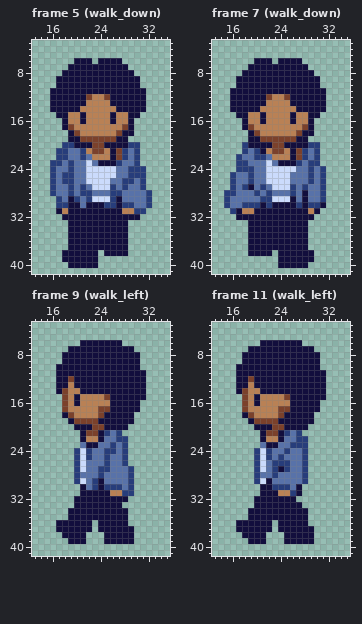
A pixel-art file gets an edit: assets/sprites/player/player.aseprite. The picture above was drawn from the file before the commit.
48x48 pixels, 26 frames. Shown: frame 5 (walk_down): x 13..35, y 3..41; frame 7 (walk_down): x 13..35, y 3..41; frame 9 (walk_left): x 13..35, y 3..41; frame 11 (walk_left): x 13..35, y 3..41. The commit also changed other frames, which this record leaves out.
The same view after the edit:
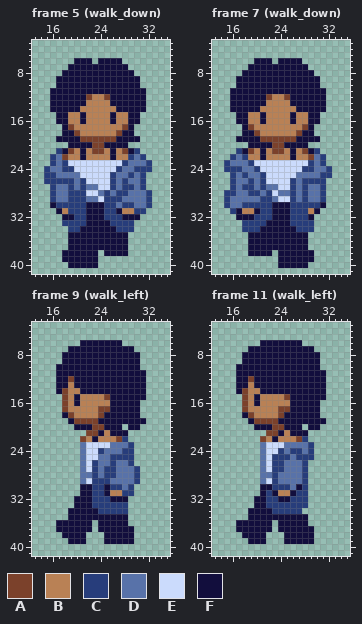
Palette (. is transparent): A #7b412b  B #b98155  C #273d7b  D #5872a9  E #cbdbfc  F #120e3d
Edits made:
Changed rows in their new state; - is an unchanged pixel.
Frame 5 (walk_down), layer "Layer 1":
first column x 15:
16 --F------------F--
18 ---F--------------
19 --FF----------FF--
20 ---.F---------..--
21 ---FABF-----BAF---
22 -CDABBFB----BBCDC-
23 --DCEEE-EEEEEC-DDC
24 CD-C-EE-----C-D--C
25 C--DD-E----C---D--
26 C-C---C----C--D---
27 --------D-----C---
28 -----C-EE-CD-C----
29 -CD-C-CDD-C-C-----
30 -F--CCC-----D-----
31 ----CCC---CC------
32 -----CC---CCC-----
33 ---CCCC----CCCC---
34 ----CC------CCC---
Frame 7 (walk_down), layer "Layer 1":
first column x 15:
16 --F------------F--
18 ---F--------------
19 --FF----------FF--
20 ---.----------..--
21 --CFAB------BAF---
22 -CDCBBFB----BBADC-
23 CDDDCEE-EEEEEE-DC-
24 CC-DDCE-----EC--DC
25 ---CD-C----E--D--C
26 ------C----C-C-C--
27 ----C---D---------
28 ----C---E----C----
29 --------D--C-C----
30 ------C----C-C----
31 ------CC---CCC----
32 -----CCC---CCC----
33 ---CCCC----CCCC---
34 ---CCC------CCC---
Frame 9 (walk_left), layer "Layer 1":
first column x 20:
18 ----------F-
19 ----------FF
20 --------.FF-
21 -.---BFFF---
22 -A-FBBBA----
23 --EEEED-DC--
24 .DEECDD--C--
25 .DEE-DCC-C--
26 .DEC-DC-DC--
27 .DECD-C--DC-
28 .--CDCC--DC-
29 .DE-CC---DC-
30 --F-CF------
31 ---CC-------
32 ---CCC------
33 ---CCCCCC---
34 ----CCCCC---
Frame 11 (walk_left), layer "Layer 1":
first column x 20:
18 ----------F-
19 ----------FF
20 --------.FF-
21 -.---BFFF---
22 -A-FBBBA----
23 --EEE-DDDC--
24 .DEECDCCDC--
25 .DEC-C-C-C--
26 .DE--D------
27 .DE-CD------
28 .-----------
29 .DEC--------
30 --------C---
31 --C---FCC---
32 --CC--CCC---
33 --CCCCCCC---
34 ---CCCCC.---
